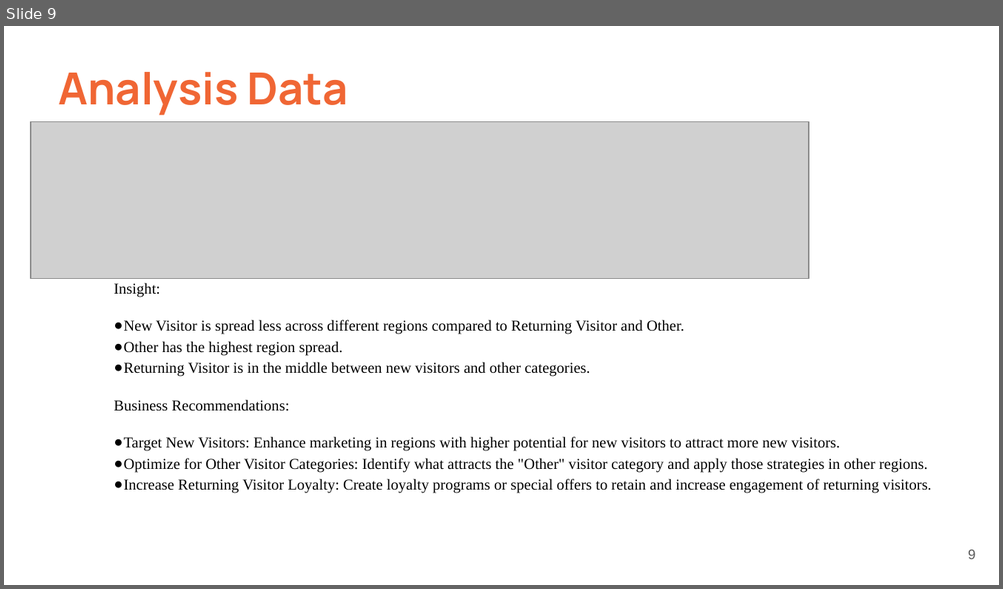
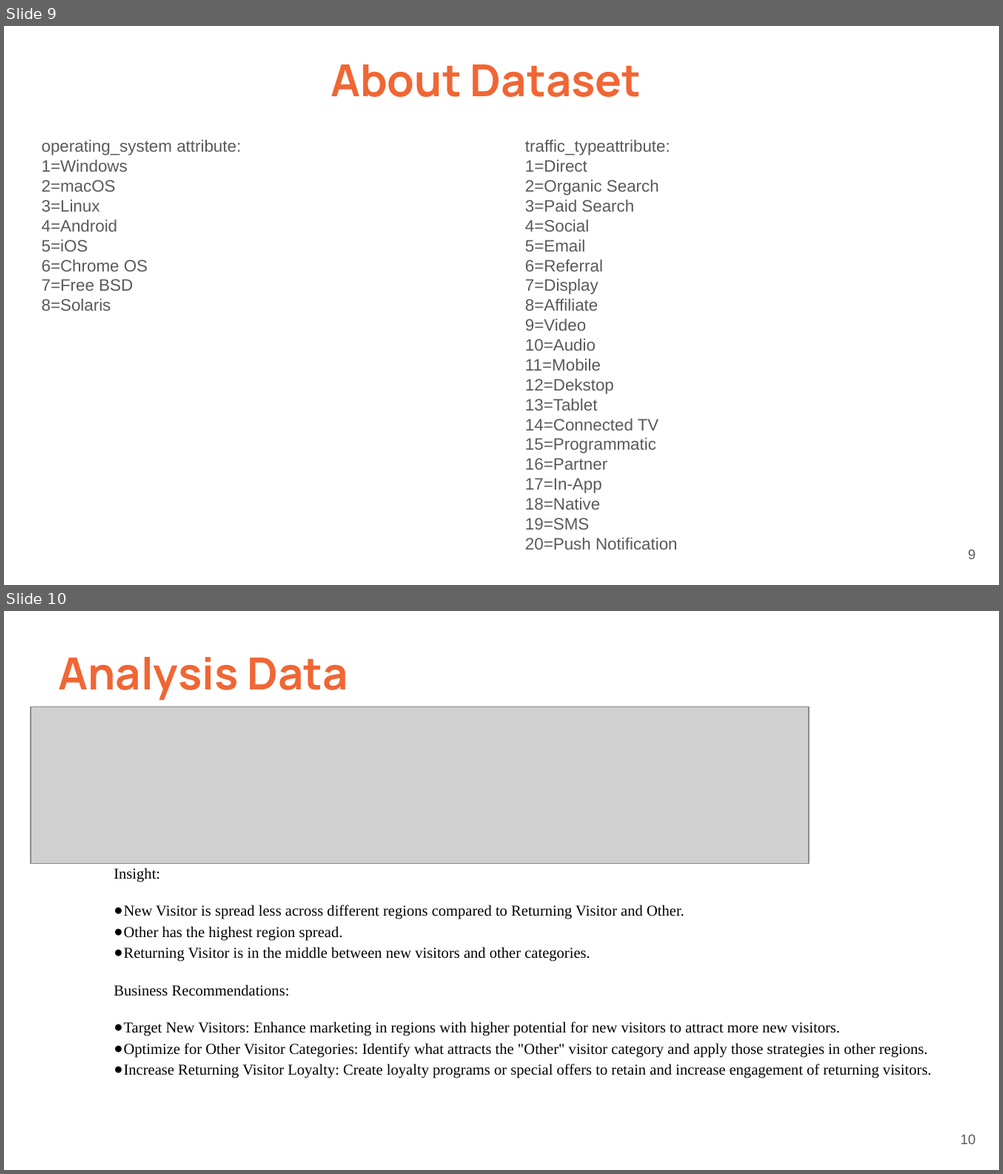
Before and after one commit to FTDS-assignment-bay/p2-final-project-p2-final-project-ftds-030-rmt-group-2, a slide deck: H8_Final_Project_G2_RMT30.pptx. Shown one above the other, each under a label of ours: slide 9 before the commit, slides 9 and 10 after it. The pictures are 1003x589 and 1003x1174 pixels, drawn with LibreOffice and Linux fonts; fonts in the diff are those of the drawing; grey boxes stand for pictures; background and template pictures are left out. Boxes give left, top, right and bottom in pixels: in the first picture for what was removed or moved away, otherwise in the second. Text is boxed around its words. In the diff, an @@ line names an element or a change of style, - is before the commit and + after.

```diff
--- a/H8_Final_Project_G2_RMT30.pptx
+++ b/H8_Final_Project_G2_RMT30.pptx
@@ slide 9 added at (x1=4, y1=26, x2=999, y2=585), background picture (left out) @@
@@ text added at (x1=330, y1=64, x2=641, y2=97), 32 pt, text #F06634, bold @@
+About Dataset
@@ text added at (x1=42, y1=140, x2=241, y2=311), 12 pt, text #595959 @@
+operating_system attribute:
+1=Windows
+2=macOS
+3=Linux
+4=Android
+5=iOS
+6=Chrome OS
+7=Free BSD
+8=Solaris
@@ text added at (x1=525, y1=140, x2=677, y2=550), 12 pt, text #595959 @@
+traffic_typeattribute:
+1=Direct
+2=Organic Search
+3=Paid Search
+4=Social
+5=Email
+6=Referral
+7=Display
+8=Affiliate
+9=Video
+10=Audio
+11=Mobile
+12=Dekstop
+13=Tablet
+14=Connected TV
+15=Programmatic
+16=Partner
+17=In-App
+18=Native
+19=SMS
+20=Push Notification
@@ page number added at (x1=967, y1=550, x2=975, y2=560), 10 pt, text #595959 @@
+9
@@ what was slide 9 is now slide 10 @@
@@ page number at (x1=960, y1=1135, x2=976, y2=1145): text changed @@
-9
+10
```
Also in this commit, not shown: 1 other slide added, 1 slide removed.
